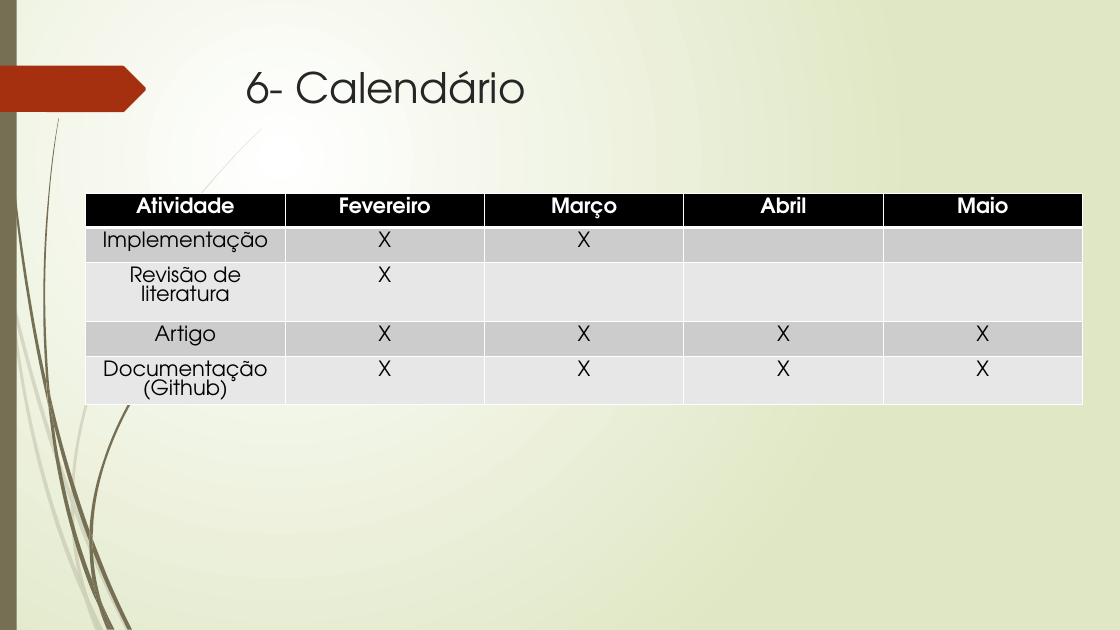
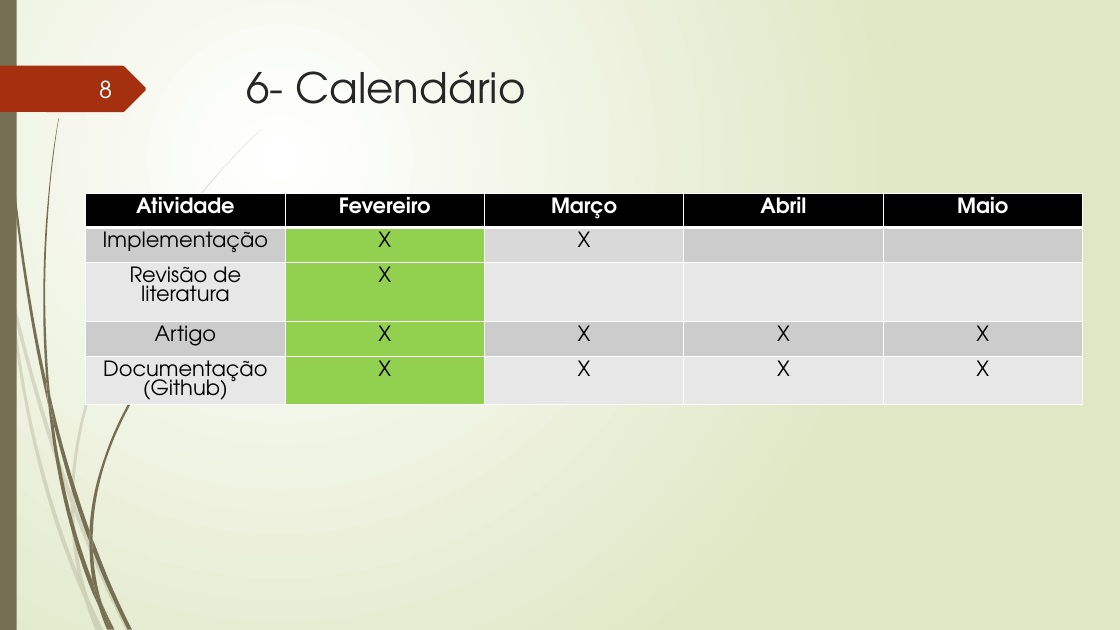
Before and after one commit to TavaresCarlos/TCC, a slide deck: slide 8 of apresentação-do-sistema/apresentação-02.pptx (slide 6 before the commit). Drawn at 1120x630 pixels with LibreOffice and Linux fonts; fonts in the diff are those of the drawing. Boxes give left, top, right and bottom in pixels: in the first picture for what was removed or moved away, otherwise in the second. Text is boxed around its words. In the diff, an @@ line names an element or a change of style, - is before the commit and + after.

```diff
--- a/apresentação-do-sistema/apresentação-02.pptx
+++ b/apresentação-do-sistema/apresentação-02.pptx
@@ page number added at (x1=99, y1=80, x2=112, y2=99), 20 pt, text #FEFFFF @@
+8
@@ table at (x1=86, y1=193, x2=1081, y2=415) @@
@@ fill #CCCCCC to #92D050 in 2 cells @@
@@ fill #CCCCCC to #D9D9D9 in row 2, column 3 @@
@@ fill #E7E7E7 to #92D050 in 2 cells @@
```
Also in this commit, not shown: 5 other slides changed, 3 slides added, 1 slide removed, 3 other files.
